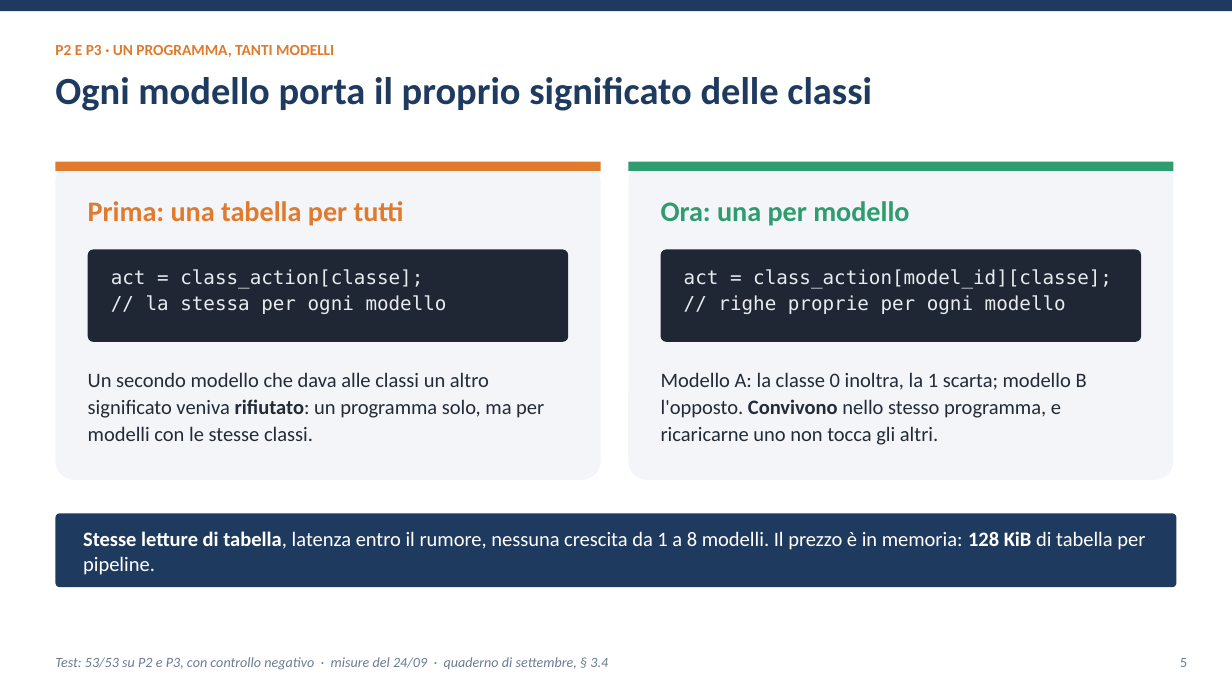
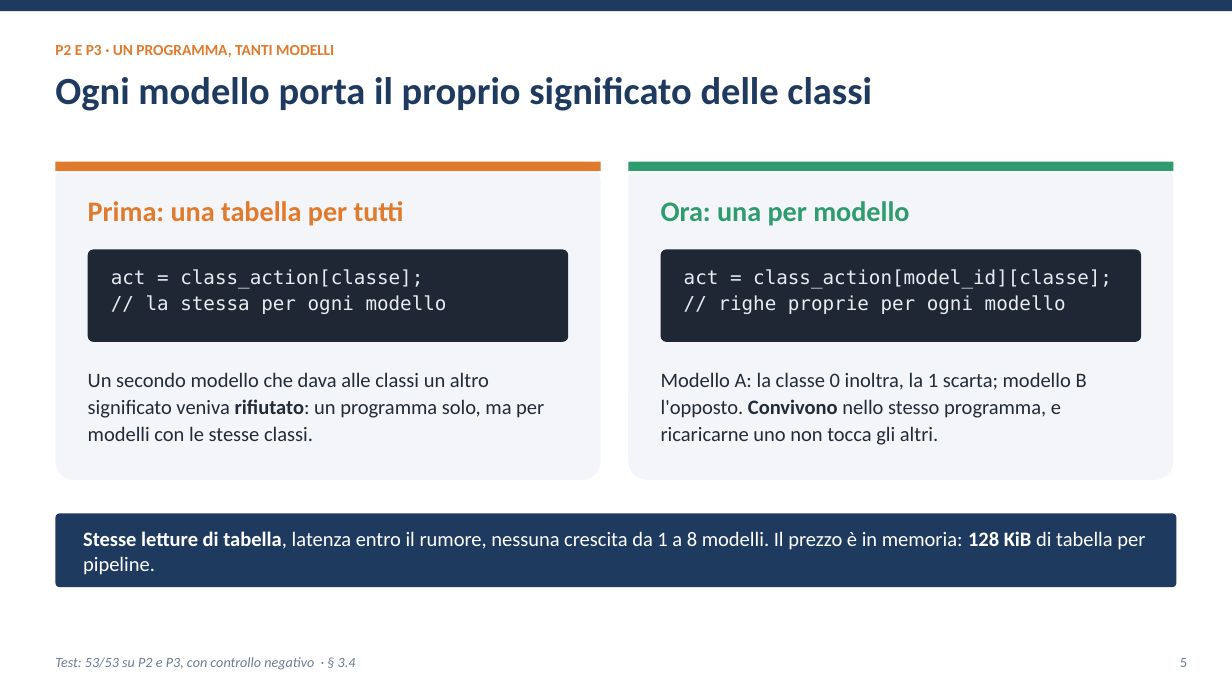
Before and after one commit to ettore-cantile/ipa_lab, a slide deck: slide 5 of docs/Inferenza di una rete neurale nel kernel Linux con eBPF XDP.pptx. Drawn at 1232x693 pixels with LibreOffice and Linux fonts; fonts in the diff are those of the drawing. Boxes give left, top, right and bottom in pixels: in the first picture for what was removed or moved away, otherwise in the second. Text is boxed around its words. In the diff, an @@ line names an element or a change of style, - is before the commit and + after.

```diff
--- a/docs/Inferenza di una rete neurale nel kernel Linux con eBPF XDP.pptx
+++ b/docs/Inferenza di una rete neurale nel kernel Linux con eBPF XDP.pptx
@@ text at bbox=[55, 657, 356, 670]: text changed @@
-Test: 53/53 su P2 e P3, con controllo negativo · misure del 24/09 · quaderno di settembre, § 3.4
+Test: 53/53 su P2 e P3, con controllo negativo · § 3.4
```
Also in this commit, not shown: 4 other slides changed, 1 slide removed, 6 other files.
